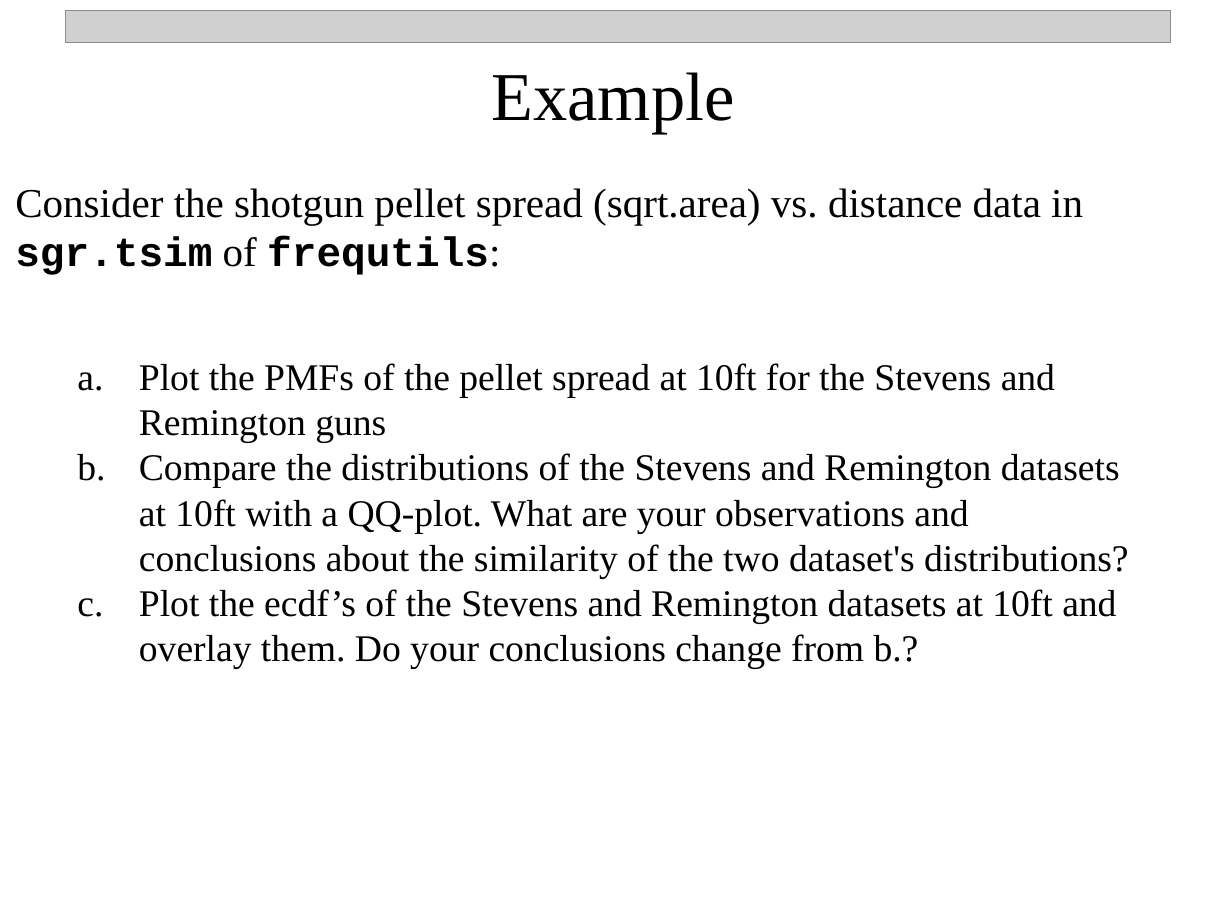
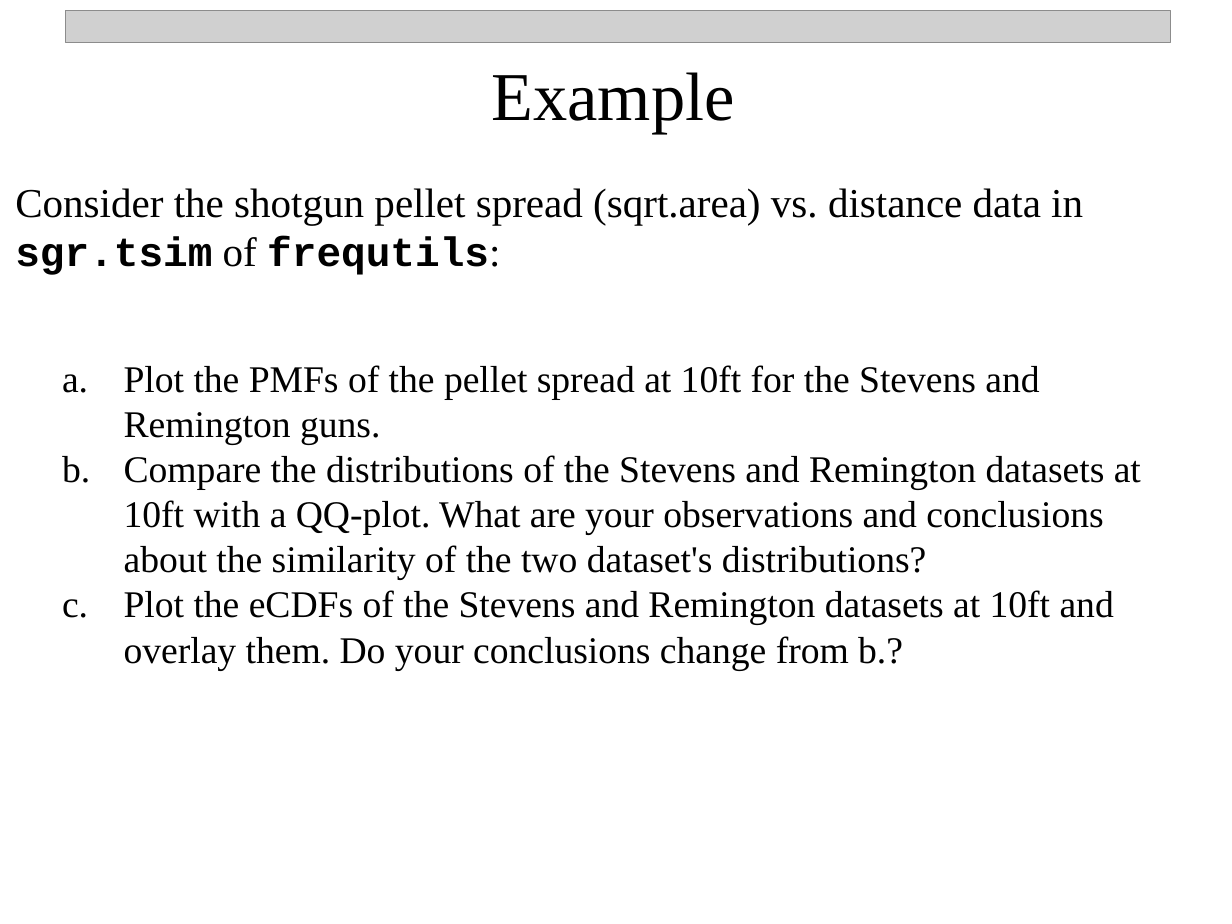
Before and after one commit to npetraco/709, a slide deck: slide 10 of Laboratories/Lab3/pdf_cdf_tutorial_workshop.pptx. Drawn at 1232x924 pixels with LibreOffice and Linux fonts; fonts in the diff are those of the drawing; grey boxes stand for pictures. Boxes give left, top, right and bottom in pixels: in the first picture for what was removed or moved away, otherwise in the second. Text is boxed around its words. In the diff, an @@ line names an element or a change of style, - is before the commit and + after.

Commit message:
update

```diff
--- a/Laboratories/Lab3/pdf_cdf_tutorial_workshop.pptx
+++ b/Laboratories/Lab3/pdf_cdf_tutorial_workshop.pptx
@@ text "Plot the PMFs of the ...": place and size @@
-text "Plot the PMFs of the ..." at [139,363,1129,669]
+text "Plot the PMFs of the ..." at [124,365,1141,671]
@@ text at [124,365,1039,445]: text changed @@
-a. Plot the PMFs of the pellet spread at 10ft for the Stevens and Remington guns
+a. Plot the PMFs of the pellet spread at 10ft for the Stevens and Remington guns.
@@ text at [124,590,1114,671]: text changed @@
-c. Plot the ecdf’s of the Stevens and Remington datasets at 10ft and overlay them. Do your conclusions change from b.?
+c. Plot the eCDFs of the Stevens and Remington datasets at 10ft and overlay them. Do your conclusions change from b.?
```
Also in this commit, not shown: 1 other slide changed.
